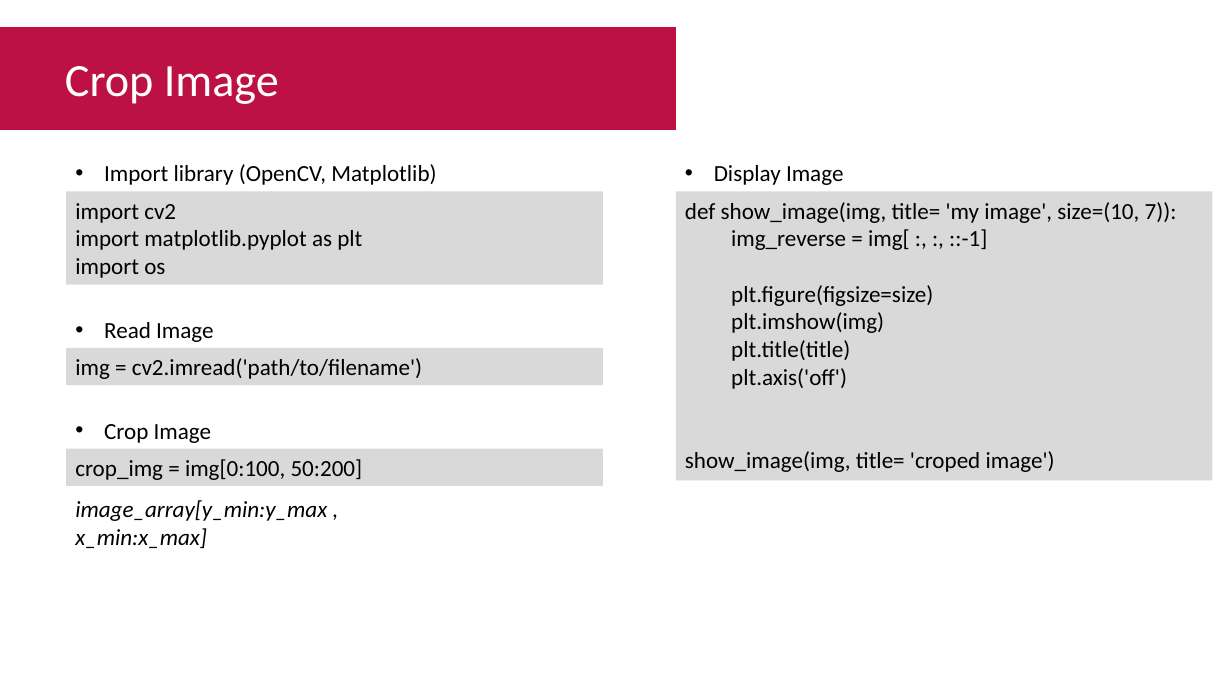
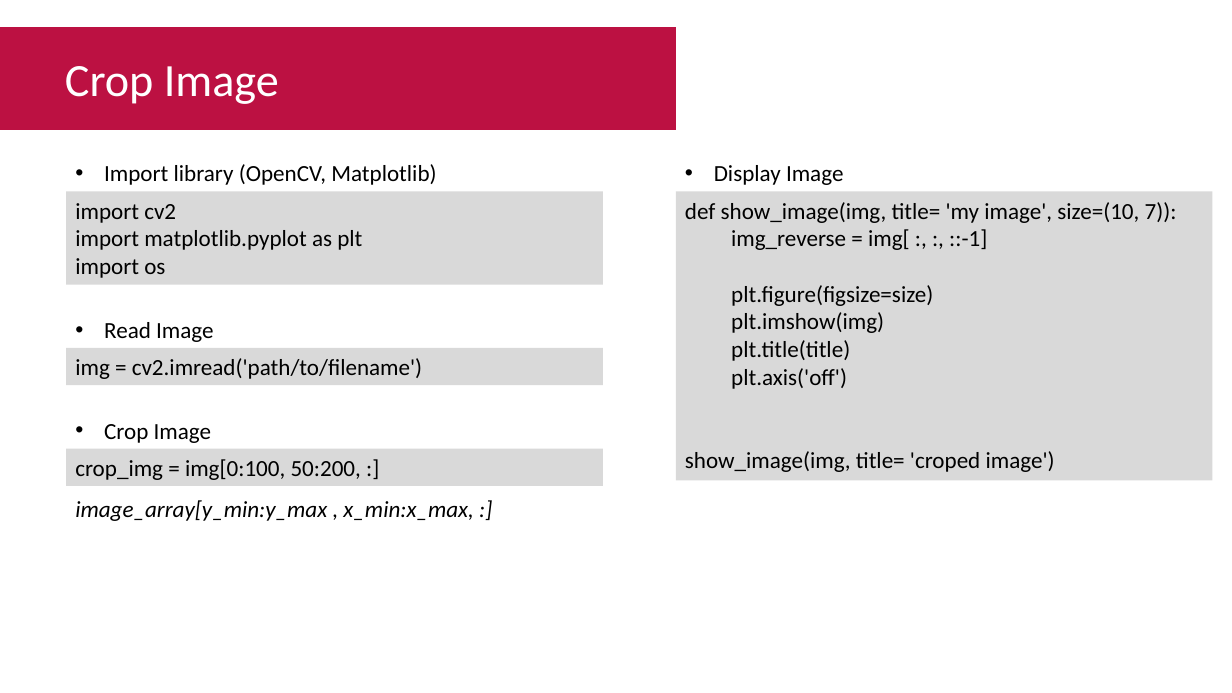
Before and after one commit to Muhammad-Yunus/Materi-Training, a slide deck: slide 4 of A. Raspberry Pi - Image Processing/#6 - Computer Vision Part 2 (Crop, Resize, Convert Color)/P6 - Computer Vision Part 2 (Crop, Resize, Convert Color).pptx. Drawn at 1232x693 pixels with LibreOffice and Linux fonts; fonts in the diff are those of the drawing. Boxes give left, top, right and bottom in pixels: in the first picture for what was removed or moved away, otherwise in the second. Text is boxed around its words. In the diff, an @@ line names an element or a change of style, - is before the commit and + after.

```diff
--- a/A. Raspberry Pi - Image Processing/#6 - Computer Vision Part 2 (Crop, Resize, Convert Color)/P6 - Computer Vision Part 2 (Crop, Resize, Convert Color).pptx
+++ b/A. Raspberry Pi - Image Processing/#6 - Computer Vision Part 2 (Crop, Resize, Convert Color)/P6 - Computer Vision Part 2 (Crop, Resize, Convert Color).pptx
@@ text in rectangle at [75, 459, 361, 480]: text changed @@
-crop_img = img[0:100, 50:200]
+crop_img = img[0:100, 50:200, :]
@@ text at [75, 500, 473, 521]: text changed @@
-image_array[y_min:y_max , x_min:x_max]
+image_array[y_min:y_max , x_min:x_max, :]
```
Also in this commit, not shown: 5 other slides changed, 2 slides added, 1 other file.
